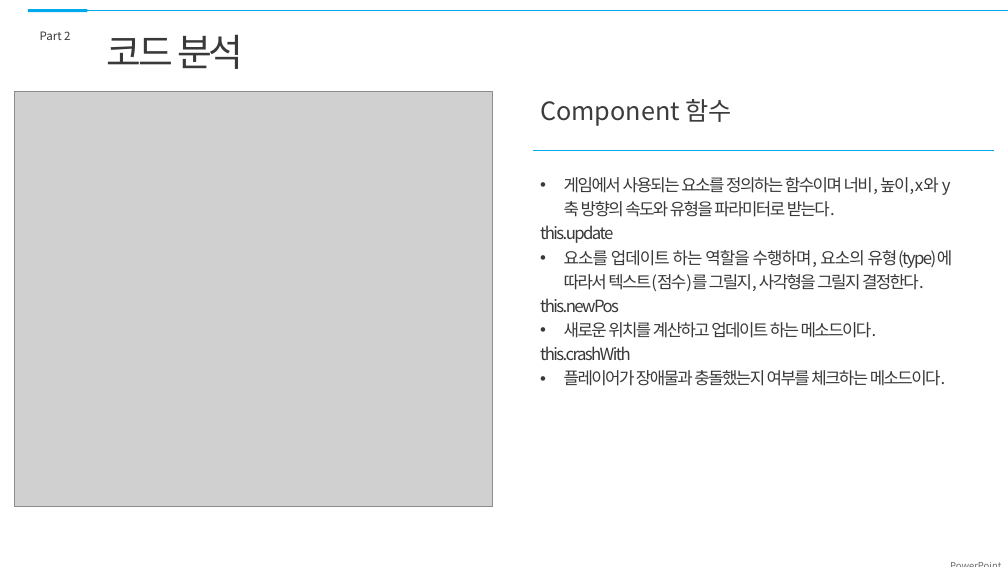
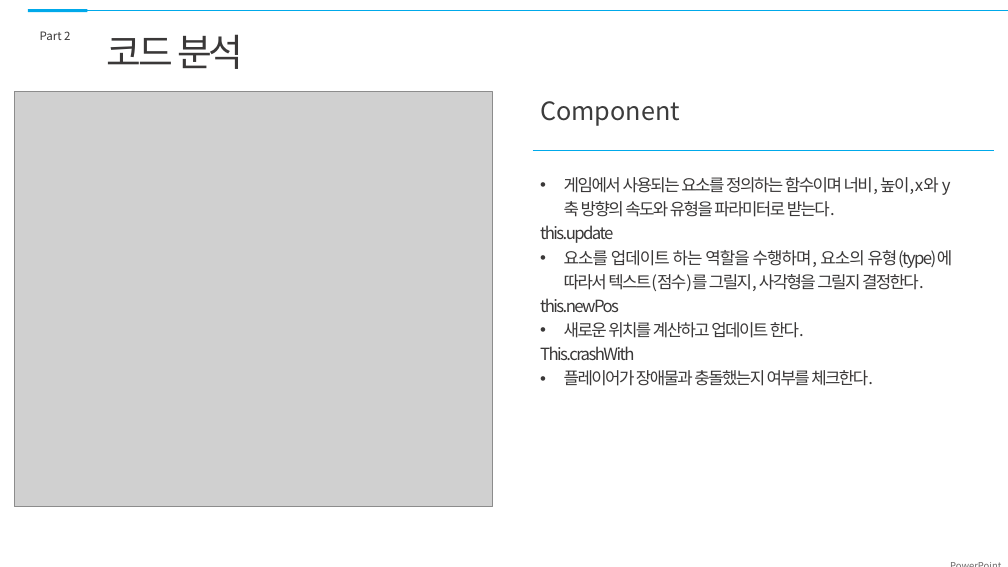
Before and after one commit to Mr-Forger/GP, a slide deck: slide 8 of 231108/231108ppt.pptx. Drawn at 1008x567 pixels with LibreOffice and Linux fonts; fonts in the diff are those of the drawing; grey boxes stand for pictures. Boxes give left, top, right and bottom in pixels: in the first picture for what was removed or moved away, otherwise in the second. Text is boxed around its words. In the diff, an @@ line names an element or a change of style, - is before the commit and + after.

```diff
--- a/231108/231108ppt.pptx
+++ b/231108/231108ppt.pptx
@@ text at [540, 101, 680, 126]: text changed @@
-Component 함수
+Component
@@ text at [540, 322, 873, 386]: text changed @@
-• 새로운 위치를 계산하고 업데이트 하는 메소드이다.
-this.crashWith
-• 플레이어가 장애물과 충돌했는지 여부를 체크하는 메소드이다.
+• 새로운 위치를 계산하고 업데이트 한다.
+This.crashWith
+• 플레이어가 장애물과 충돌했는지 여부를 체크한다.
```
Also in this commit, not shown: 3 other slides changed.
